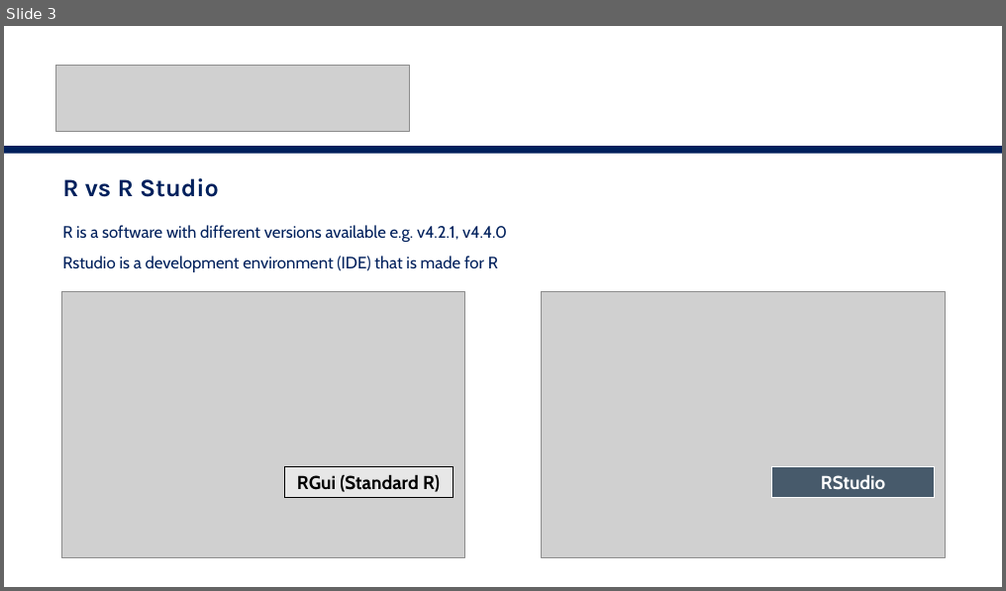
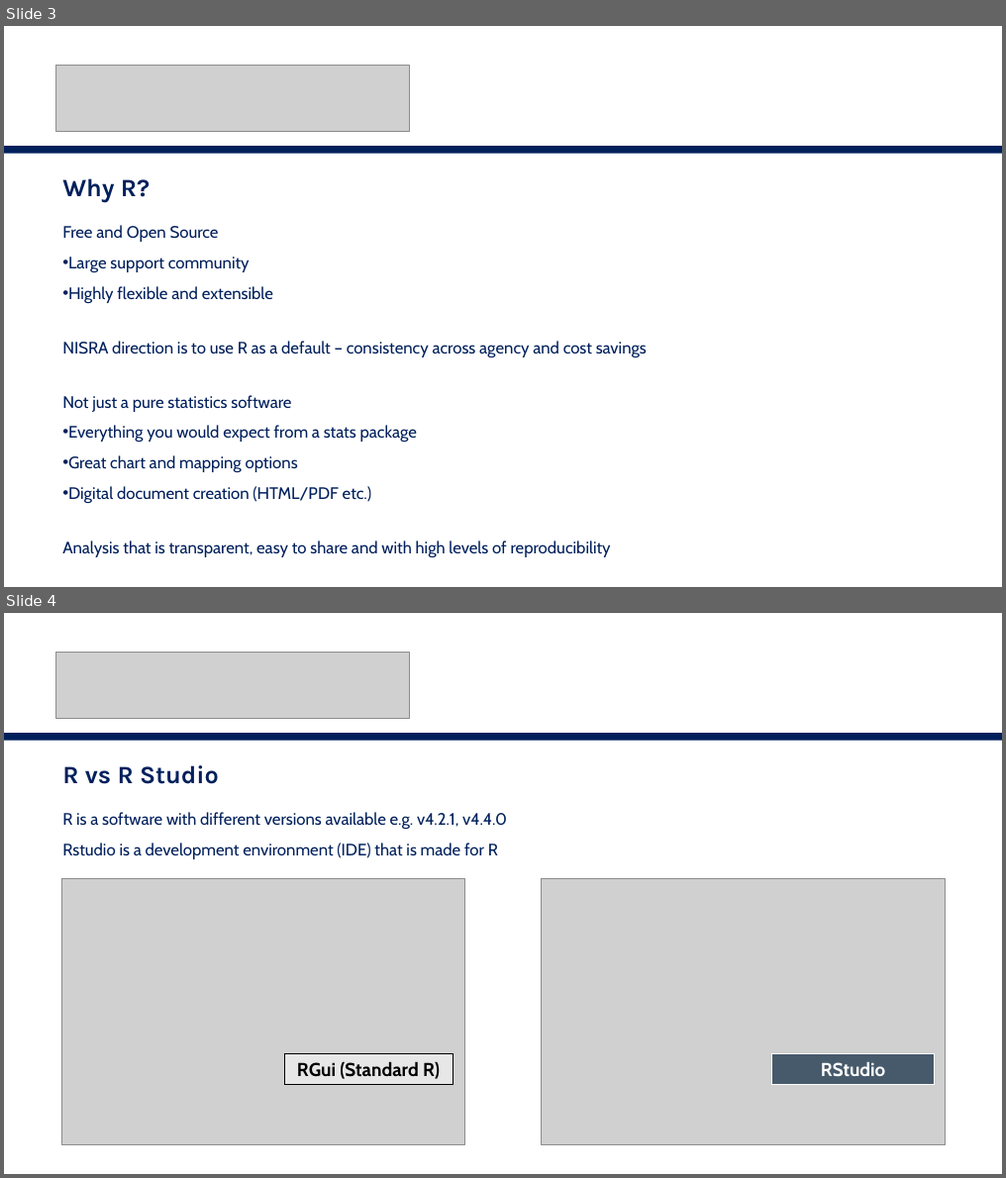
Before and after one commit to nistatisticsresearchagency/CC-r-intro, a slide deck: intro-slides.pptx. Shown one above the other, each under a label of ours: slide 3 before the commit, slides 3 and 4 after it. The pictures are 1006x591 and 1006x1178 pixels, drawn with LibreOffice and Linux fonts; fonts in the diff are those of the drawing; grey boxes stand for pictures. Boxes give left, top, right and bottom in pixels: in the first picture for what was removed or moved away, otherwise in the second. Text is boxed around its words. In the diff, an @@ line names an element or a change of style, - is before the commit and + after.

```diff
--- a/intro-slides.pptx
+++ b/intro-slides.pptx
@@ slide 3 added at (4,26,1002,587), background #FFFFFF @@
@@ picture added at (55,66,409,131) @@
@@ rectangle added at (4,146,1002,154), fill #00205C @@
@@ text added at (62,178,647,558), 16 pt, text #00205C @@
+Why R?
+Free and Open Source
+• Large support community
+• Highly flexible and extensible
+NISRA direction is to use R as a default – consistency across agency and cost savings
+Not just a pure statistics software
+• Everything you would expect from a stats package
+• Great chart and mapping options
+• Digital document creation (HTML/PDF etc.)
+Analysis that is transparent, easy to share and with high levels of reproducibility
@@ what was slide 3 is now slide 4 @@
```
Also in this commit, not shown: 2 slides changed, 1 other slide added, 1 slide removed.
